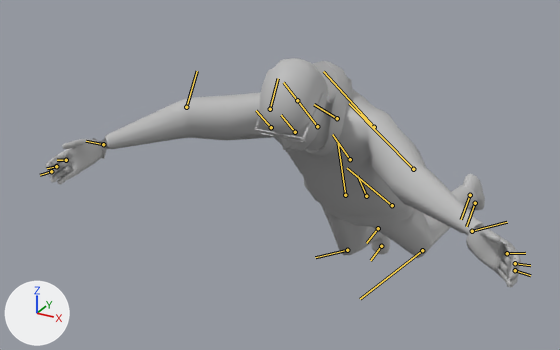
Two versions of the FBX model friendForever/Assets/Zuttomo/Animations/@Kill.fbx, one commit apart.
The view is the same before and after, from a camera (50 mm lens) standing at (0.873, -2.66, 1.978) and looking at (-0.226, -0.661, 0.979). Arrows for +X, +Y and +Z are at lower left; the lights stay in place. Both versions are drawn at frame 21 of the action 'Take 001'; the numbers are the values there. The bones that bend it are drawn over the model as lines.

Names of what the first picture shows: 'RF_sotai:polySurface5'.
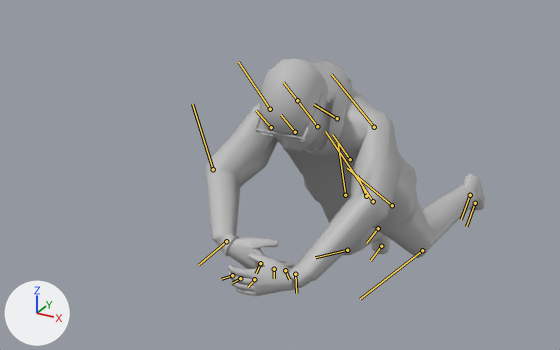
Changed parts and their boxes (x1, y1, x2, y2) in the pictures (560 x 350 px):
'RF_sotai:polySurface5', posed (41% narrower): before (45, 58, 521, 287); after (205, 58, 485, 296)
bone 'RF_sotai:RightShoulder', root to tip: before (374, 127) to (323, 71); after (374, 127) to (331, 74)
bone 'RF_sotai:RightArm', root to tip: before (413, 169) to (349, 103); after (373, 201) to (325, 131)
bone 'RF_sotai:RightHand', root to tip: before (472, 231) to (507, 222); after (295, 274) to (296, 293)
bone 'RF_sotai:LeftShoulder', root to tip: before (270, 109) to (278, 78); after (270, 109) to (238, 62)
bone 'RF_sotai:LeftArm', root to tip: before (186, 107) to (197, 71); after (213, 169) to (192, 104)
bone 'RF_sotai:LeftHand', root to tip: before (103, 144) to (86, 141); after (226, 241) to (198, 265)

Edits to the bpy script that builds the scene:
```text
Change bone_rf_sotai_rightshoulder:
    where bone_rf_sotai_rightshoulder = bpy.data.objects['Armature'].pose.bones['RF_sotai:RightShoulder']  # child of 'RF_sotai:Spine2'
    bone_rf_sotai_rightshoulder.rotation_quaternion: (0.897, -0.122, -0.308, 0.292) -> (0.775, -0.055, -0.584, 0.235)  # degrees (-27, -29, 43) -> degrees (-49, -62, 64)
Change bone_rf_sotai_rightarm:
    where bone_rf_sotai_rightarm = bpy.data.objects['Armature'].pose.bones['RF_sotai:RightArm']  # child of 'RF_sotai:RightShoulder'
    bone_rf_sotai_rightarm.rotation_quaternion: (0.991, 0.016, 0.132, -0.03) -> (0.957, -0.008, -0.286, 0.054)  # degrees (1, 15, -3) -> degrees (-3, -33, 7)
Change bone_rf_sotai_righthand:
    where bone_rf_sotai_righthand = bpy.data.objects['Armature'].pose.bones['RF_sotai:RightHand']  # child of 'RF_sotai:RightArm'
    bone_rf_sotai_righthand.rotation_quaternion: (0.374, -0.926, 0.046, 0.004) -> (0.746, -0.56, -0.359, -0.006)  # degrees (-136, 2, -5) -> degrees (-82, -33, 28)
Change bone_rf_sotai_leftshoulder:
    where bone_rf_sotai_leftshoulder = bpy.data.objects['Armature'].pose.bones['RF_sotai:LeftShoulder']  # child of 'RF_sotai:Spine2'
    bone_rf_sotai_leftshoulder.rotation_quaternion: (0.952, -0.067, 0.156, -0.253) -> (0.833, -0.128, 0.532, -0.078)  # degrees (-12, 15, -31) -> degrees (-37, 60, -32)
Change bone_rf_sotai_leftarm:
    where bone_rf_sotai_leftarm = bpy.data.objects['Armature'].pose.bones['RF_sotai:LeftArm']  # child of 'RF_sotai:LeftShoulder'
    bone_rf_sotai_leftarm.rotation_quaternion: (0.985, -0.006, 0.163, -0.064) -> (0.88, 0.043, 0.448, -0.15)  # degrees (-2, 19, -8) -> degrees (-6, 53, -22)
Change bone_rf_sotai_lefthand:
    where bone_rf_sotai_lefthand = bpy.data.objects['Armature'].pose.bones['RF_sotai:LeftHand']  # child of 'RF_sotai:LeftArm'
    bone_rf_sotai_lefthand.rotation_quaternion: (0.264, -0.951, 0.132, 0.087) -> (0.754, -0.501, 0.269, 0.328)  # degrees (-150, 14, -12) -> degrees (-59, 47, 19)
```
